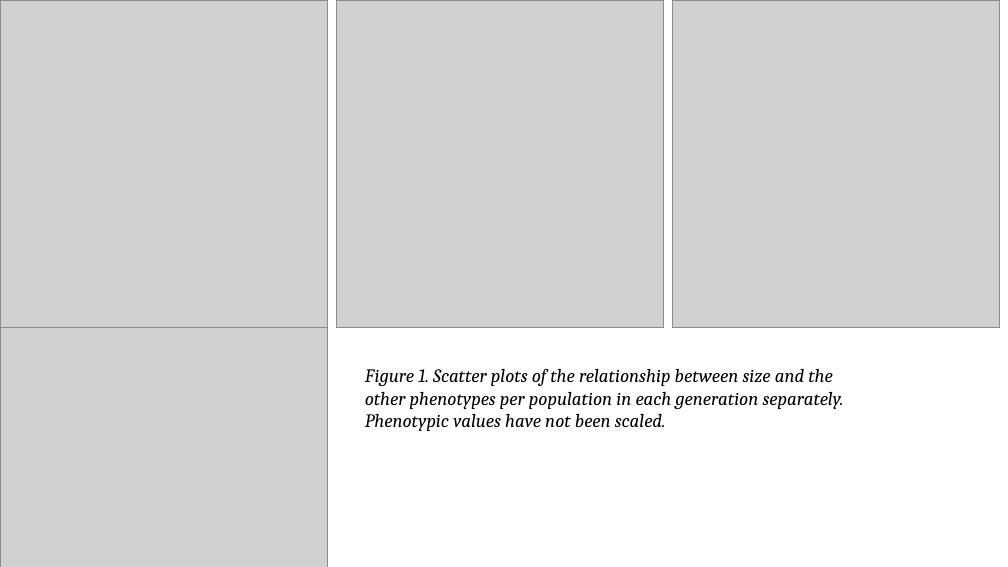
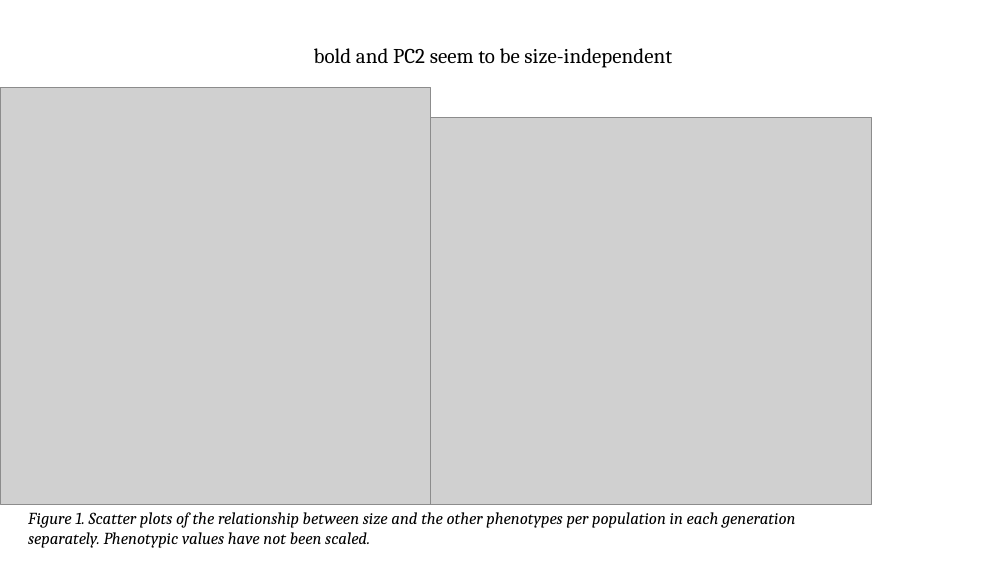
Before and after one commit to sam0per/Littorina_CZ_offspring, a slide deck: slide 1 of docs/Littorina_offspring_size_issue_20200409.pptx. Drawn at 1008x567 pixels with LibreOffice and Linux fonts; fonts in the diff are those of the drawing; grey boxes stand for pictures. Boxes give left, top, right and bottom in pixels: in the first picture for what was removed or moved away, otherwise in the second. Text is boxed around its words. In the diff, an @@ line names an element or a change of style, - is before the commit and + after.

Commit message:
model size at maturity

```diff
--- a/docs/Littorina_offspring_size_issue_20200409.pptx
+++ b/docs/Littorina_offspring_size_issue_20200409.pptx
@@ picture removed at [337, 0, 664, 327] @@
@@ picture removed at [673, 0, 1000, 327] @@
@@ text added at [314, 48, 672, 68], 20 pt, text #000000 @@
+bold and PC2 seem to be size-independent
@@ picture: place and size @@
-picture at [0, 0, 327, 327]
+picture at [0, 87, 431, 504]
@@ picture: place and size @@
-picture at [0, 327, 327, 567]
+picture at [431, 117, 872, 504]
@@ text "Figure 1. Scatter plots of ...": place and size @@
-text "Figure 1. Scatter plots of ..." at [365, 369, 844, 431]
+text "Figure 1. Scatter plots of ..." at [28, 512, 796, 548]
@@ text "Figure 1. Scatter plots of ..." at [28, 512, 796, 548]: size 18 to 16 pt @@
```
Also in this commit, not shown: 1 other slide changed, 3 slides added, 6 other files.
